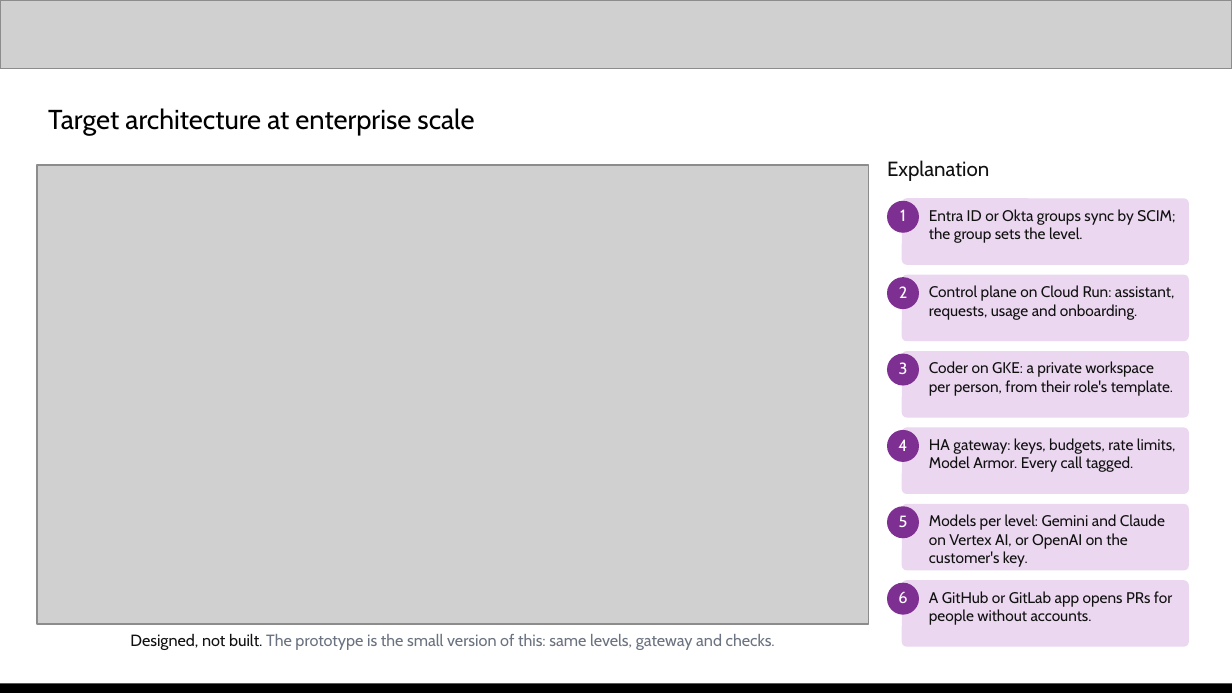
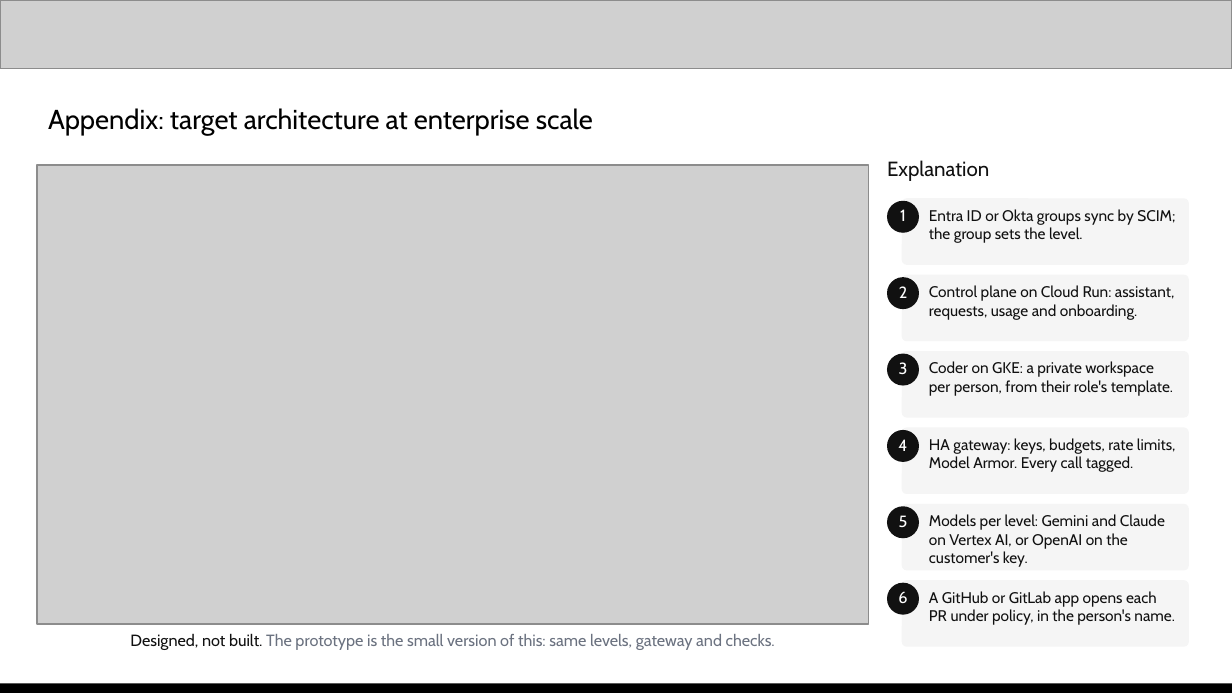
Before and after one commit to praveensaharan/RoleSpace, a slide deck: slide 22 of docs/deck/RoleSpace-AI-Builder-Cup-submission.pptx (slide 19 before the commit). Drawn at 1232x693 pixels with LibreOffice and Linux fonts; fonts in the diff are those of the drawing; grey boxes stand for pictures. Boxes give left, top, right and bottom in pixels: in the first picture for what was removed or moved away, otherwise in the second. Text is boxed around its words. In the diff, an @@ line names an element or a change of style, - is before the commit and + after.

```diff
--- a/docs/deck/RoleSpace-AI-Builder-Cup-submission.pptx
+++ b/docs/deck/RoleSpace-AI-Builder-Cup-submission.pptx
@@ text at <box>48,108,593,135</box>: text changed @@
-Target architecture at enterprise scale
+Appendix: target architecture at enterprise scale
@@ fill #7E2F92 to #111111 in 6 elements at <box>887,201,919,233</box>, <box>887,277,919,309</box>, <box>887,354,919,386</box>, <box>887,430,919,462</box>, <box>887,506,919,538</box>, <box>887,583,919,615</box> @@
@@ fill #EBD8F0 to #F5F5F5 in 6 elements at <box>902,198,1189,265</box>, <box>902,275,1189,341</box>, <box>902,351,1189,418</box>, <box>902,428,1189,494</box>, <box>902,504,1189,570</box>, <box>902,580,1189,647</box> @@
@@ text at <box>929,591,1175,625</box>: text changed @@
-A GitHub or GitLab app opens PRs for people without accounts.
+A GitHub or GitLab app opens each PR under policy, in the person's name.
```
Also in this commit, not shown: 8 other slides changed, 2 slides added, 13 other files.
